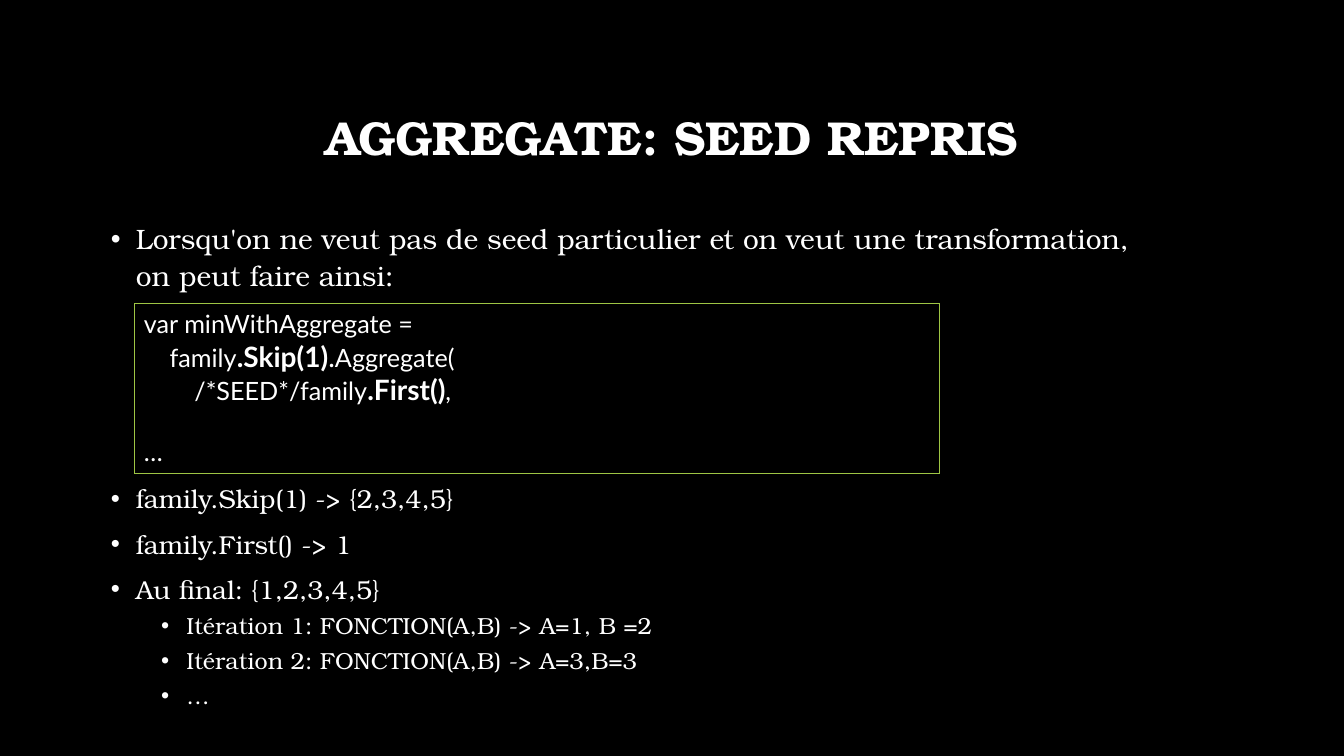
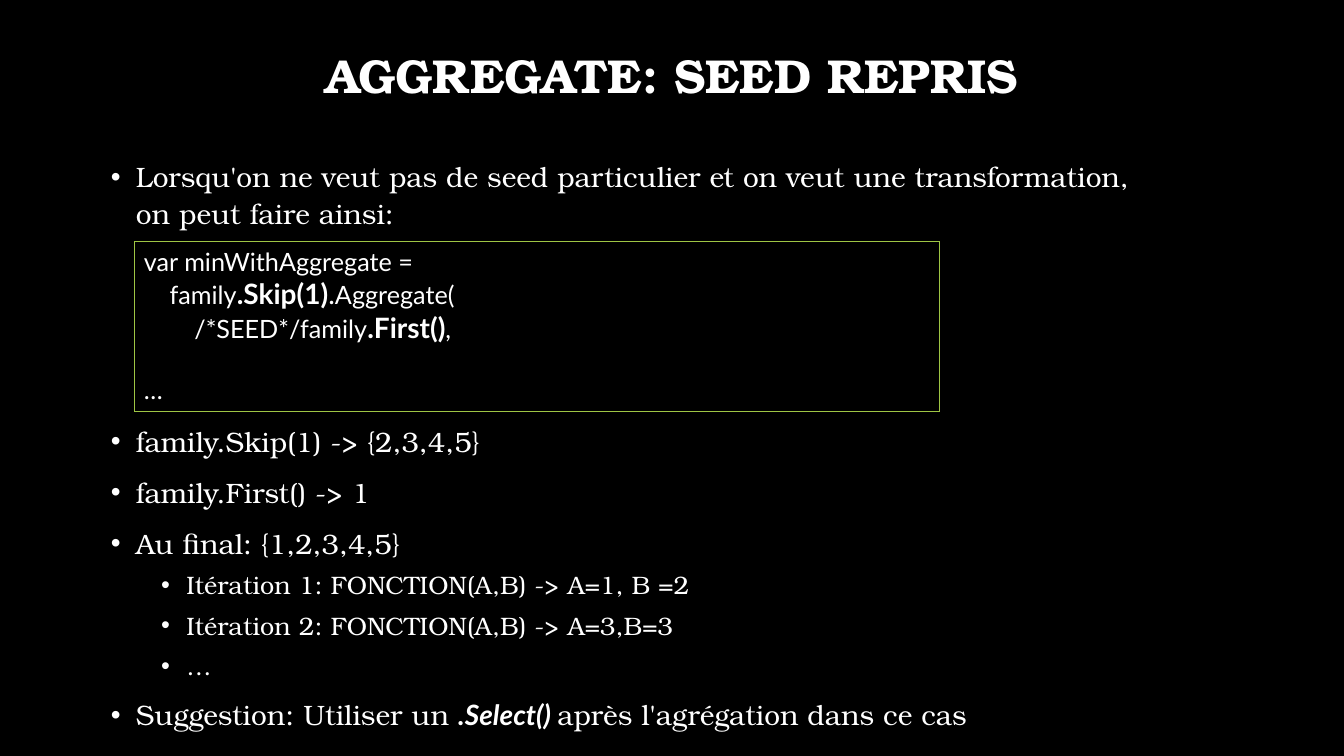
Before and after one commit to jonathanMelly/323-Programmation_fonctionnelle, a slide deck: slide 7 of supports/source/03-Reduce.pptx. Drawn at 1344x756 pixels with LibreOffice and Linux fonts; fonts in the diff are those of the drawing; background and template pictures are left out. Boxes give left, top, right and bottom in pixels: in the first picture for what was removed or moved away, otherwise in the second. Text is boxed around its words. In the diff, an @@ line names an element or a change of style, - is before the commit and + after.

```diff
--- a/supports/source/03-Reduce.pptx
+++ b/supports/source/03-Reduce.pptx
@@ title "AGGREGATE: SEED REPRIS": place and size @@
-title "AGGREGATE: SEED REPRIS" at box(325, 122, 1017, 156)
+title "AGGREGATE: SEED REPRIS" at box(325, 60, 1017, 94)
@@ text "Lorsqu'on ne veut pas de ...": place and size @@
-text "Lorsqu'on ne veut pas de ..." at box(136, 228, 1129, 293)
+text "Lorsqu'on ne veut pas de ..." at box(136, 166, 1129, 231)
@@ rectangle "var minWithAggregate =": place and size @@
-rectangle "var minWithAggregate =" at box(134, 303, 940, 473)
+rectangle "var minWithAggregate =" at box(134, 242, 940, 411)
@@ text "family.Skip(1) -> {2,3,4,5}": place and size @@
-text "family.Skip(1) -> {2,3,4,5}" at box(136, 489, 652, 673)
+text "family.Skip(1) -> {2,3,4,5}" at box(136, 431, 966, 732)
@@ text at box(136, 431, 689, 639): size 18.5 to 20 pt in "family.Skip(1) -> {2,3,4,5}", "family.First() -> 1", "Au final: {1,2,3,4,5}"; size 16.6 to 18 pt in "Itération 1: FONCTION(A,B) -> A=1, B =2", "Itération 2: FONCTION(A,B) -> A=3,B=3", "…"; line spacing 1 to 1.1 @@
@@ text at box(136, 703, 966, 732): paragraph added @@
+• Suggestion: Utiliser un .Select() après l'agrégation dans ce cas
```
